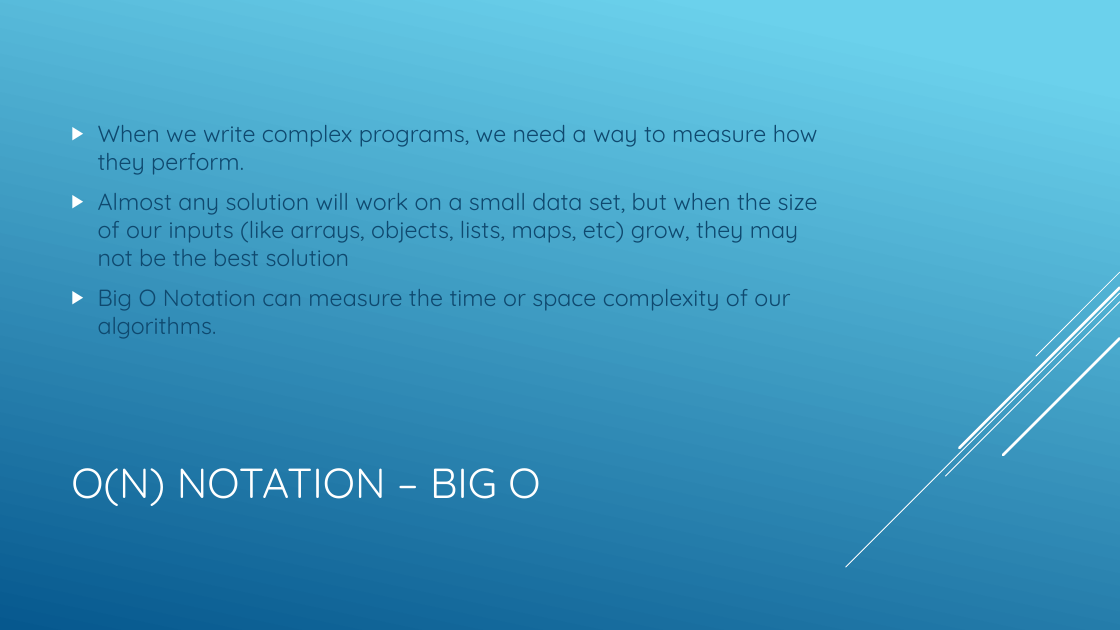
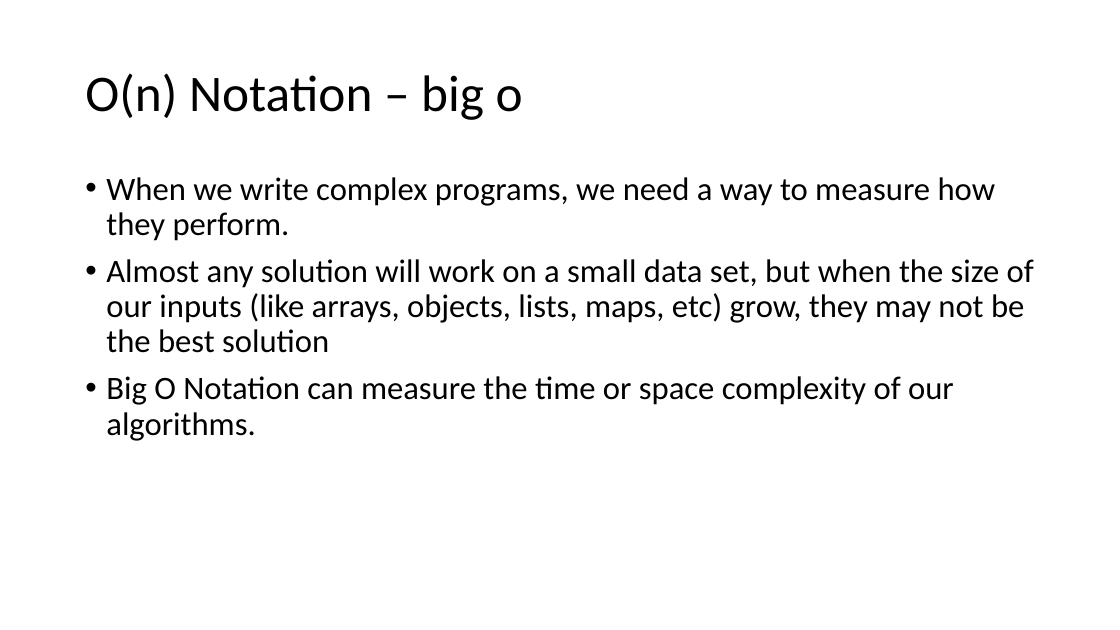
Before and after one commit to YWCANWIL-TechLab/module6-exercises-day1-YaminahAlanis, a slide deck: slide 31 of slides/Module 6 - Logic, Conditions, and Loops.pptx. Drawn at 1120x630 pixels with LibreOffice and Linux fonts; fonts in the diff are those of the drawing. Boxes give left, top, right and bottom in pixels: in the first picture for what was removed or moved away, otherwise in the second. Text is boxed around its words. In the diff, an @@ line names an element or a change of style, - is before the commit and + after.

```diff
--- a/slides/Module 6 - Logic, Conditions, and Loops.pptx
+++ b/slides/Module 6 - Logic, Conditions, and Loops.pptx
@@ background gradient #6ED2EB to #06588E to #FFFFFF @@
@@ title at (85,73,523,120): text changed; size 36 to 44 pt; font Quicksand to Calibri; text colour #FFFFFF to #000000 @@
-O(N) NOTATION – BIG O
+O(n) Notation – big o
@@ text "When we write complex programs, ...": place and size @@
-text "When we write complex programs, ..." at (98,125,818,339)
+text "When we write complex programs, ..." at (106,177,1034,441)
@@ text "When we write complex programs, ..." at (106,177,1034,441): size 20 to 28 pt, font Quicksand to Calibri, text colour #0F496F to #000000; bullet ▶ to •; line spacing 1 to 0.9; vertical alignment middle to top @@
@@ group removed at (846,272,1120,567): 5 lines @@
```
Also in this commit, not shown: 37 other slides changed, 6 other files.
